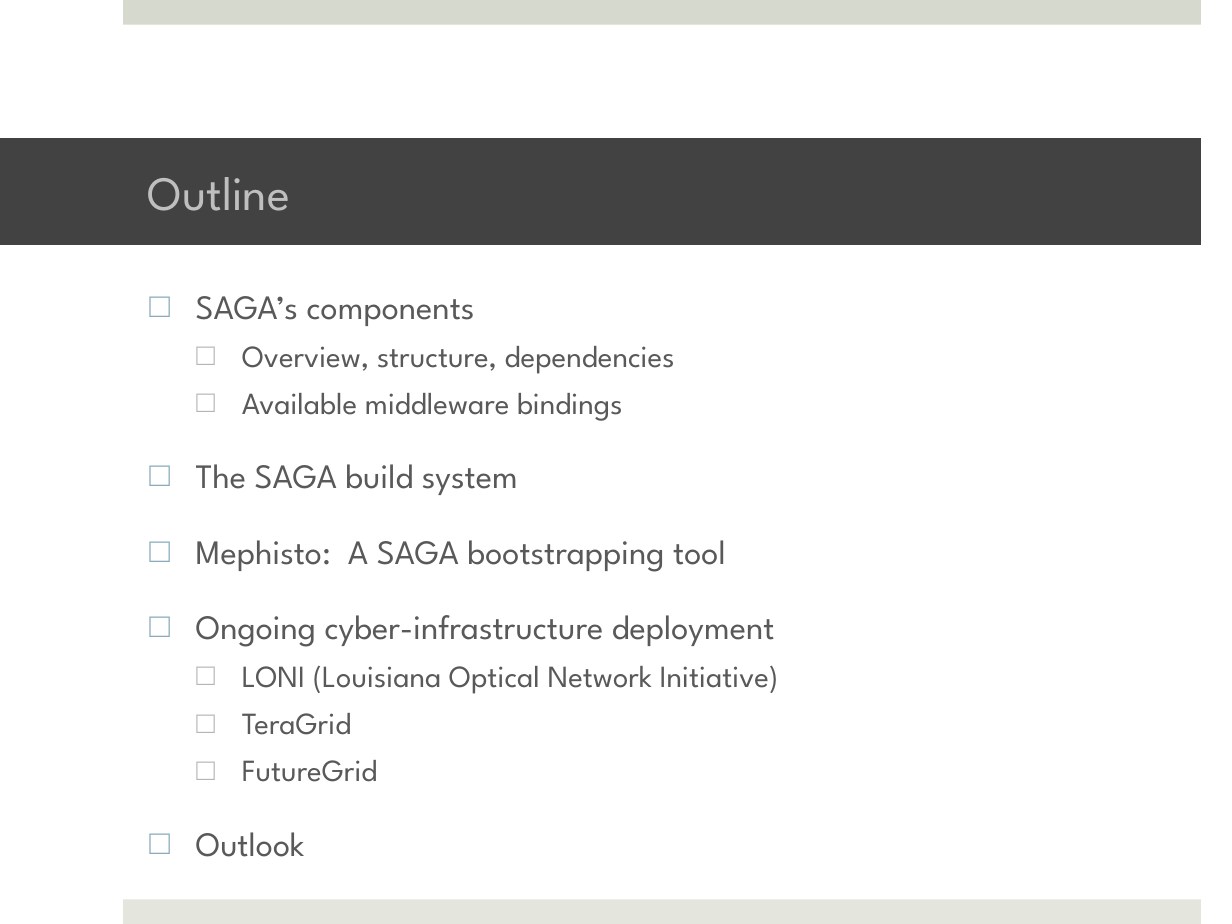
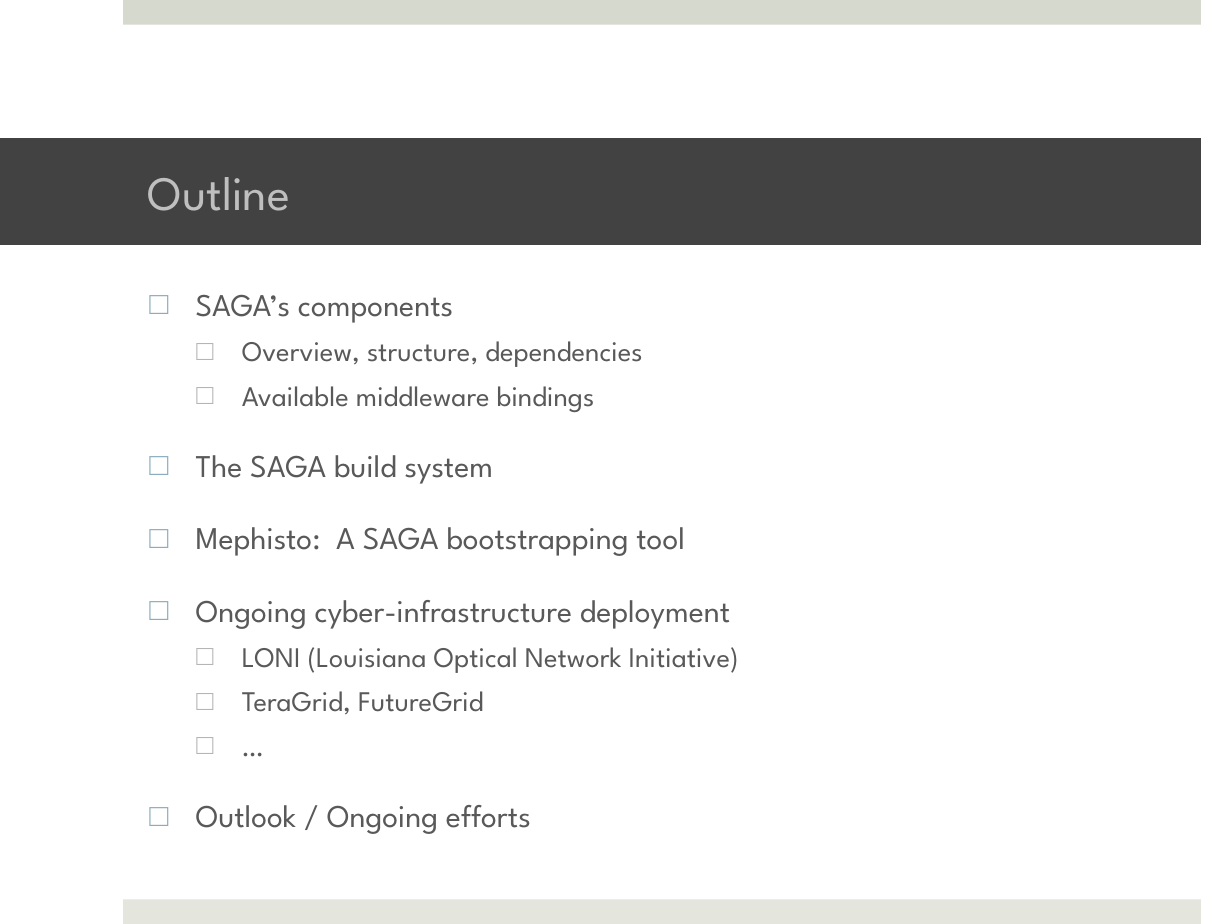
Before and after one commit to saga-project/saga-cpp-legacy-projects, a slide deck: slide 2 of tutorial/general_tutorial/Installation.pptx. Drawn at 1232x924 pixels with LibreOffice and Linux fonts; fonts in the diff are those of the drawing; background and template pictures are left out. Boxes give left, top, right and bottom in pixels: in the first picture for what was removed or moved away, otherwise in the second. Text is boxed around its words. In the diff, an @@ line names an element or a change of style, - is before the commit and + after.

```diff
--- a/tutorial/general_tutorial/Installation.pptx
+++ b/tutorial/general_tutorial/Installation.pptx
@@ text at (x1=196, y1=294, x2=739, y2=673): size 20 to 18.5 pt in "SAGA’s components", "The SAGA build system", "Mephisto: A SAGA bootstrapping tool", "Ongoing cyber-infrastructure deployment"; size 18 to 16.6 pt in "Overview, structure, dependencies", "Available middleware bindings", "LONI (Louisiana Optical Network Initiative)" @@
@@ text at (x1=196, y1=691, x2=531, y2=834): text changed; size 18 to 18.5 pt @@
-  □ TeraGrid
-  □ FutureGrid
-□ Outlook
+  □ TeraGrid, FutureGrid
+  □ …
+□ Outlook / Ongoing efforts
```
Also in this commit, not shown: 6 other slides changed.
